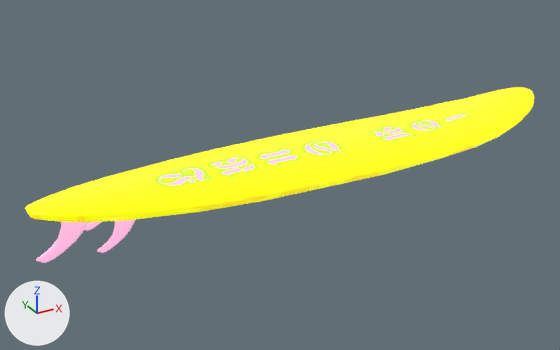
What one commit did to the glTF model scroll2/models/3.0/ISA.glb.
Both versions are drawn from a 50 mm camera at (-81.2, -131.9, 62.5) aimed at (-6.5, 3.9, -5.4). Lighting does not change. The marker at lower left points along +X, +Y and +Z.

Objects in the first picture: 'SURF'.
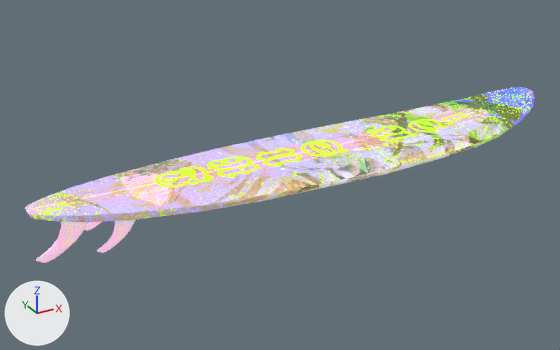
Commit message: ISA 5

Location of each change, [x1, y1, x2, y2] in pixels of the pictures (560 x 350 px):
```json
{"object": "SURF", "change": "surface changed", "before": [25, 87, 534, 263], "after": [25, 87, 534, 263]}
```

The change, as JSON lines over the scene's bpy script:
```json
{"op": "add", "block": "img_surf_001", "code": ["img_surf_001 = load_image('SURF.001', '_unpacked/SURF.001', 2048, 2048, 'Non-Color')"]}
{"op": "add", "block": "img_surf", "code": ["img_surf = load_image('SURF', '_unpacked/SURF', 2048, 2048, 'sRGB')"]}
{"block": "mat_material", "change": "nodes: BsdfPrincipled, OutputMaterial, TexImage x2"}
{"block": "mat_material", "change": "uses the picture img_isadiffuse"}
{"block": "mat_material", "change": "nodes: BsdfPrincipled, Math, OutputMaterial, SeparateColor, TexImage x3"}
{"block": "mat_material", "change": "uses the picture img_surf"}
{"block": "mat_material", "change": "uses the picture img_surf_001"}
```
